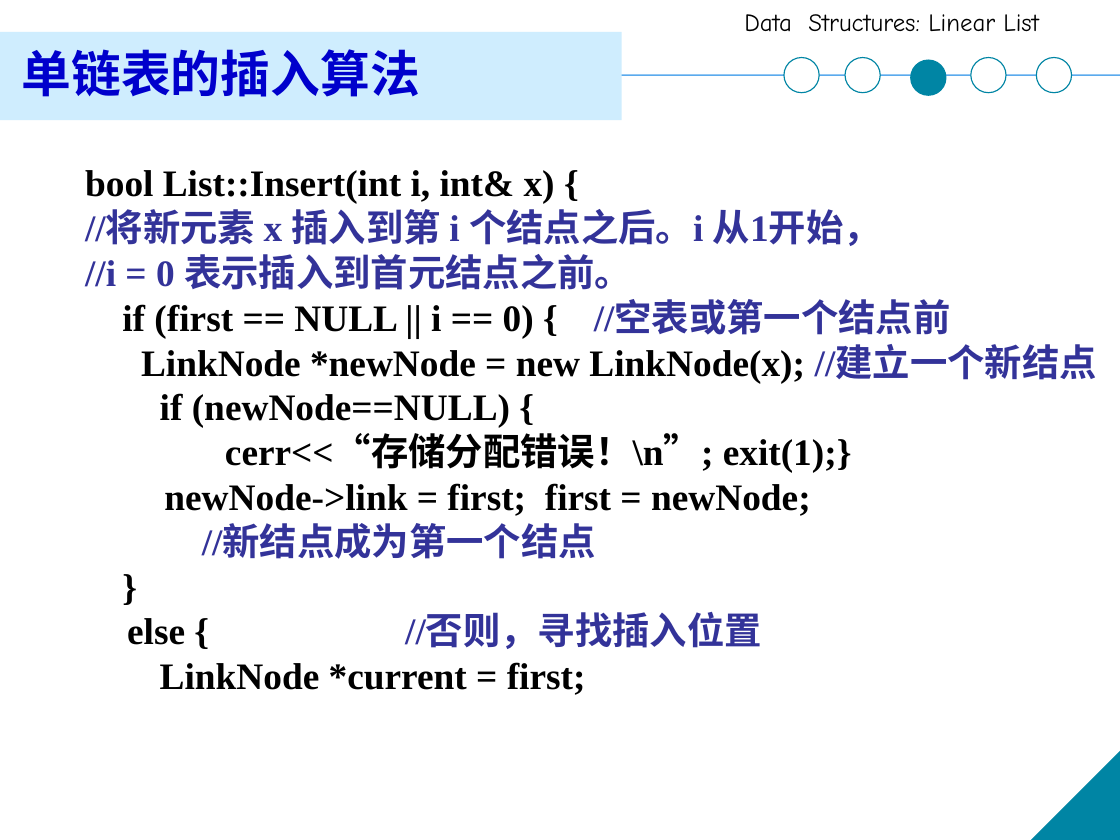
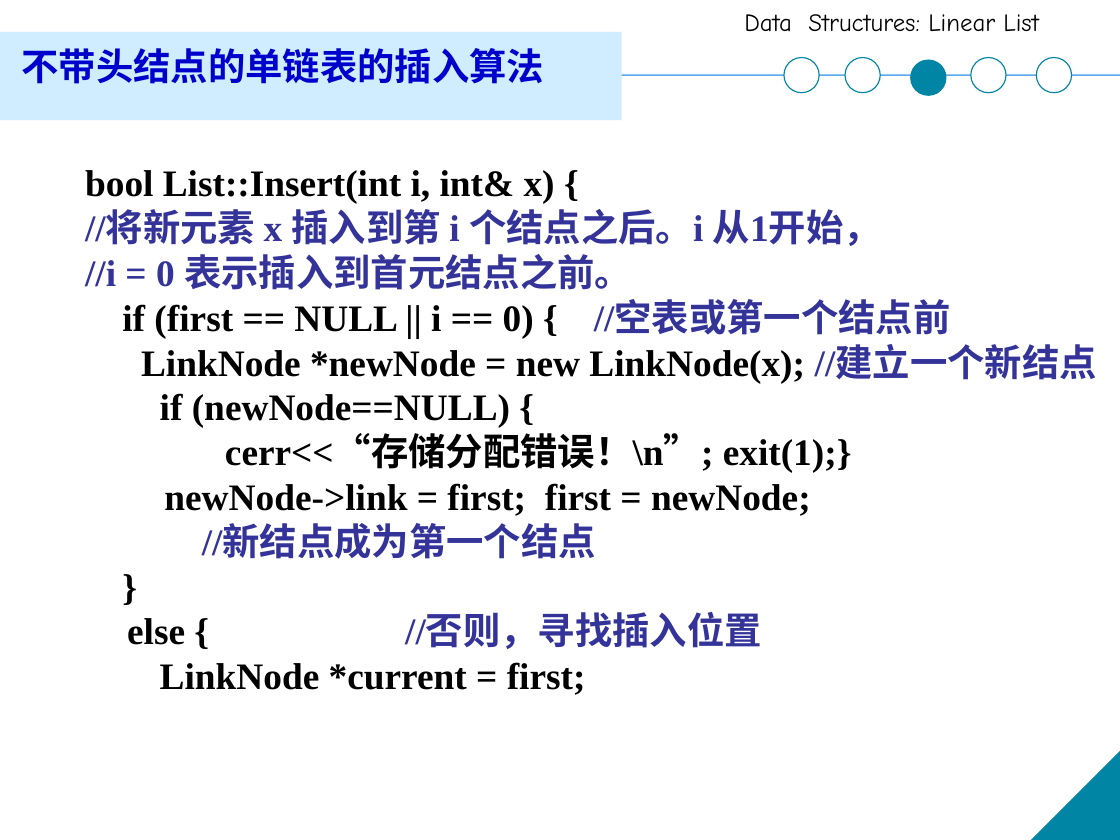
Before and after one commit to XinweiJiang/xinweijiang.github.io, a slide deck: slide 52 of course/ds-a/ds-a-ch2.pptx. Drawn at 1120x840 pixels with LibreOffice and Linux fonts; fonts in the diff are those of the drawing. Boxes give left, top, right and bottom in pixels: in the first picture for what was removed or moved away, otherwise in the second. Text is boxed around its words. In the diff, an @@ line names an element or a change of style, - is before the commit and + after.

```diff
--- a/course/ds-a/ds-a-ch2.pptx
+++ b/course/ds-a/ds-a-ch2.pptx
@@ text at <box>21,48,544,84</box>: text changed; size 32 to 24 pt @@
-单链表的插入算法
+不带头结点的单链表的插入算法
```
Also in this commit, not shown: 17 other slides changed.
